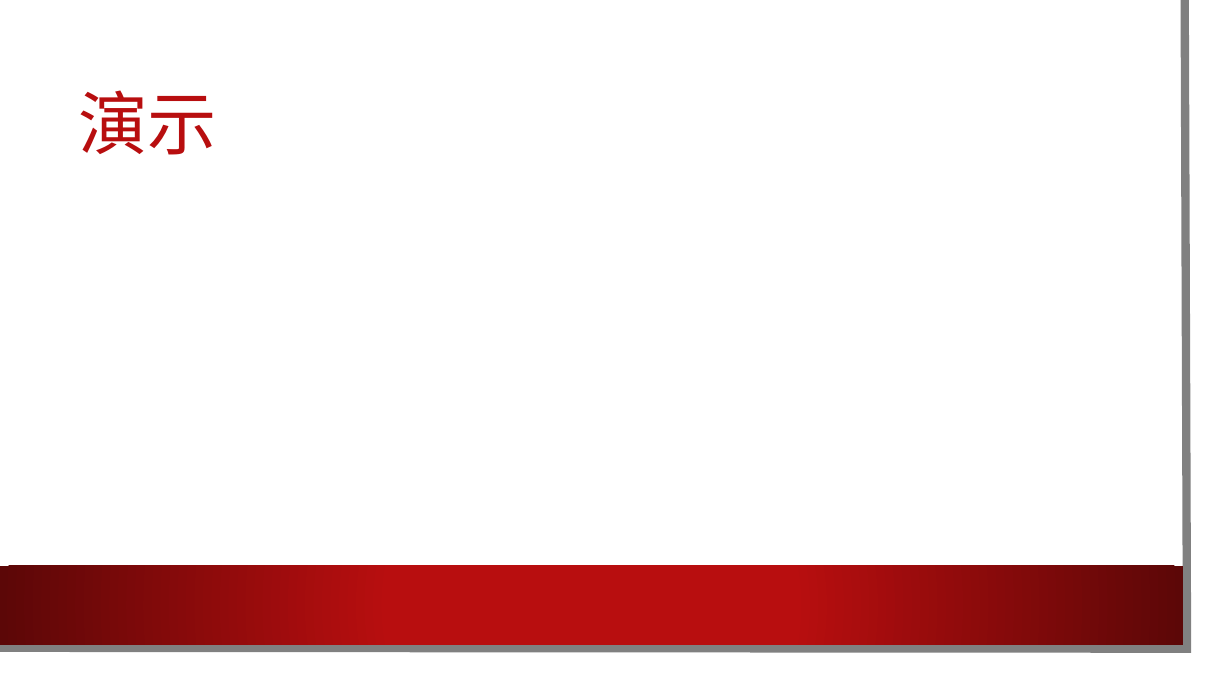
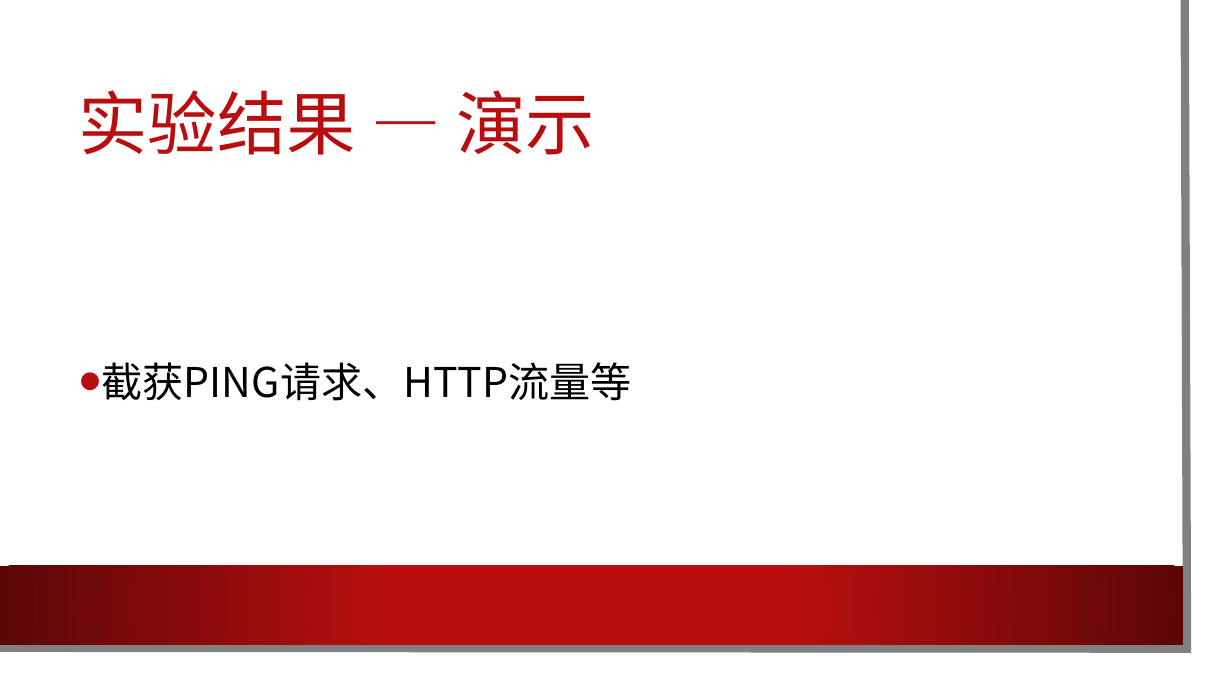
Before and after one commit to Harry-Chen/network-security-labs, a slide deck: slide 5 of lab2_mitm/slides.pptx. Drawn at 1232x693 pixels with LibreOffice and Linux fonts; fonts in the diff are those of the drawing; background and template pictures are left out. Boxes give left, top, right and bottom in pixels: in the first picture for what was removed or moved away, otherwise in the second. Text is boxed around its words. In the diff, an @@ line names an element or a change of style, - is before the commit and + after.

```diff
--- a/lab2_mitm/slides.pptx
+++ b/lab2_mitm/slides.pptx
@@ title at (79, 90, 595, 155): text changed @@
-演示
+实验结果 — 演示
@@ text added at (102, 362, 632, 401), 32 pt, text #000000 @@
+• 截获PING请求、HTTP流量等
```
Also in this commit, not shown: 4 other slides changed, 2 slides added.
